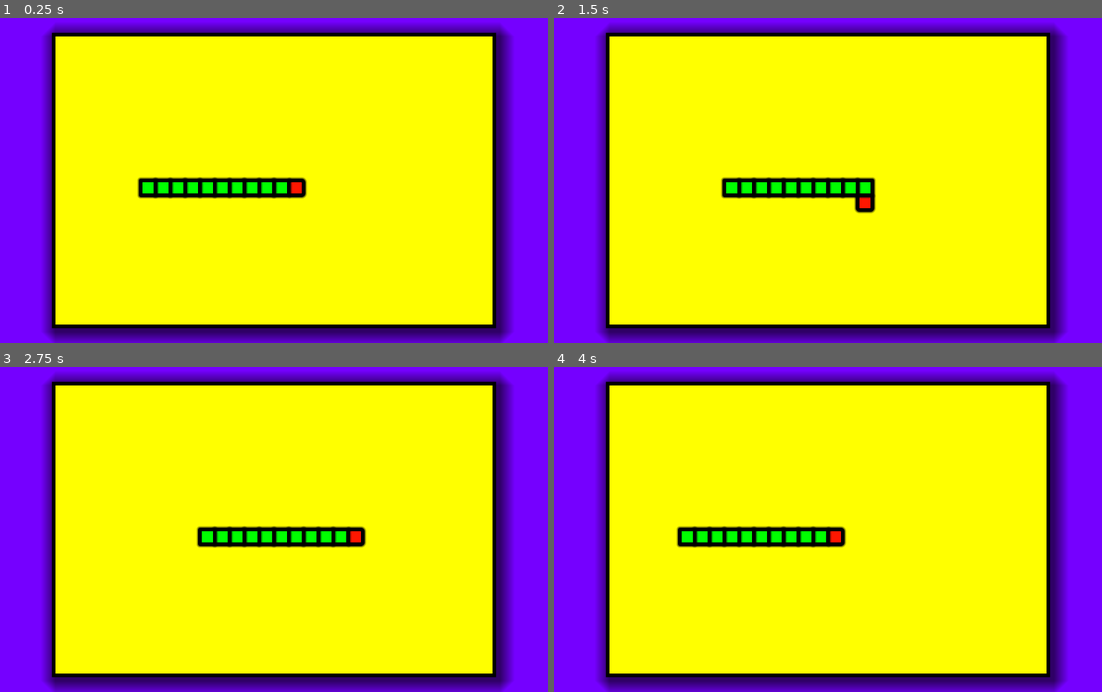
Above: before the commit, frames 1-4 (two rows, left to right).
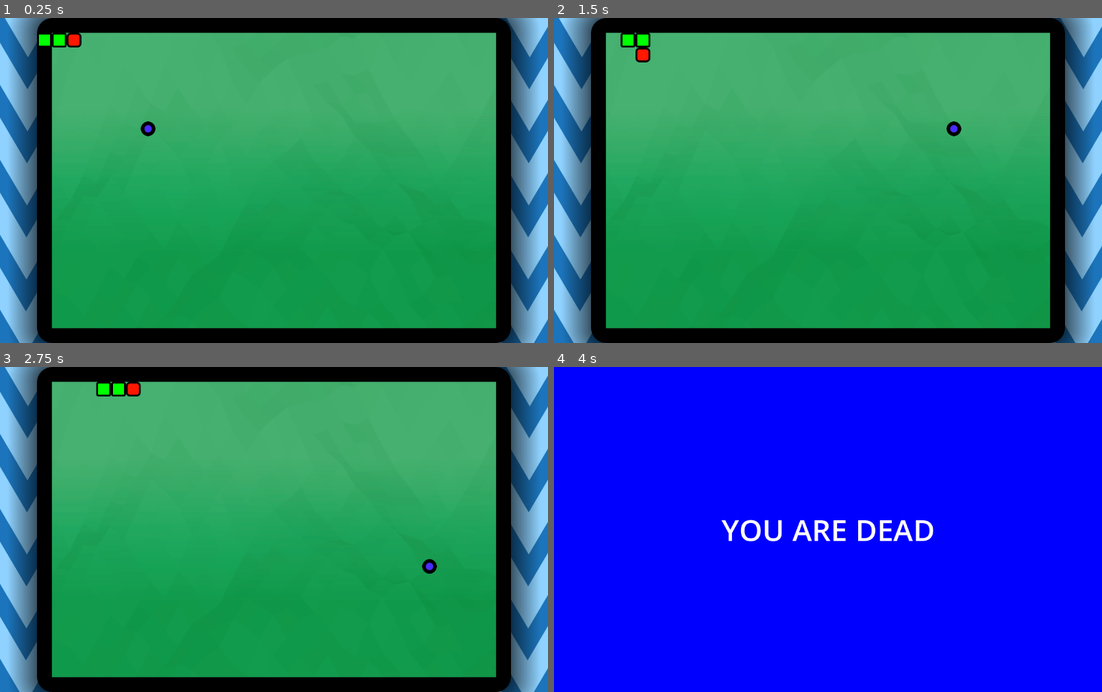
Above: after the commit, the same moments.

Repository: night360isdead/My_Snake_game
Game: Godot game, scene res://scene/game.tscn
Same seed, same stepped clock (60 frames per second), same inputs: the game is played once before the commit and once after it. Before the commit the project has no main scene; this scene is started directly in both runs.
Inputs:
- Up to frame 1 (0.25 s): no input
- Up to frame 2 (1.5 s): tap Enter (ui_accept) at 0.5, 0.77 s; hold D (right) 0.53-1.28 s; hold S (down) from 1.28 s (still down)
- Up to frame 3 (2.75 s): tap Enter (ui_accept) at 1.52 s; release S (down) at 2.03 s; hold D (right) from 2.03 s (still down)
- Up to frame 4 (4 s): release D (right) at 2.78 s; hold W (up) 2.78-3.53 s; tap Enter (ui_accept) at 3.02, 3.77 s; hold A (left) from 3.53 s (still down)

The runs differ from the first frame. In frame 1, 100% of the frame differs, in the area x 0-100%, y 0-100%; in frame 2, 100%; in frame 3, 100%; in frame 4, 100%.

Commit message:
added the apple logic and the death screen. also added some basic sprites

Diff:
--- a/snake-godot/project.godot
+++ b/snake-godot/project.godot
@@ -11,6 +11,7 @@
 [application]
 
 config/name="snake_godot"
+run/main_scene="uid://buj7p6v3lqvdc"
 config/features=PackedStringArray("4.5", "Forward Plus")
 config/icon="res://icon.svg"
 
@@ -18,6 +19,7 @@
 
 window/size/viewport_width=1184
 window/size/viewport_height=704
+window/size/mode=2
 
 [input]
 
--- /dev/null
+++ b/snake-godot/scene/apple.tscn
@@ -0,0 +1,39 @@
+[gd_scene load_steps=4 format=3 uid="uid://byvxfjvndj1ot"]
+
+[ext_resource type="Script" uid="uid://qoxoocemsvbs" path="res://scripts/apple.gd" id="1_6jrnk"]
+
+[sub_resource type="RectangleShape2D" id="RectangleShape2D_8lg4b"]
+
+[sub_resource type="StyleBoxFlat" id="StyleBoxFlat_8lg4b"]
+bg_color = Color(0.28235295, 0.1764706, 1, 1)
+border_width_left = 8
+border_width_top = 8
+border_width_right = 8
+border_width_bottom = 8
+border_color = Color(0, 0, 0, 1)
+corner_radius_top_left = 16
+corner_radius_top_right = 16
+corner_radius_bottom_right = 16
+corner_radius_bottom_left = 16
+
+[node name="apple" type="Area2D"]
+script = ExtResource("1_6jrnk")
+
+[node name="CollisionShape2D" type="CollisionShape2D" parent="."]
+shape = SubResource("RectangleShape2D_8lg4b")
+
+[node name="Panel" type="Panel" parent="."]
+anchors_preset = 8
+anchor_left = 0.5
+anchor_top = 0.5
+anchor_right = 0.5
+anchor_bottom = 0.5
+offset_left = -16.0
+offset_top = -16.0
+offset_right = 16.0
+offset_bottom = 16.0
+grow_horizontal = 2
+grow_vertical = 2
+theme_override_styles/panel = SubResource("StyleBoxFlat_8lg4b")
+
+[connection signal="body_entered" from="." to="." method="_on_body_entered"]
--- /dev/null
+++ b/snake-godot/scene/death_screen.tscn
@@ -0,0 +1,37 @@
+[gd_scene load_steps=2 format=3 uid="uid://dyoxjihf051oc"]
+
+[sub_resource type="StyleBoxFlat" id="StyleBoxFlat_0pxt6"]
+bg_color = Color(0, 0, 1, 1)
+
+[node name="DeathScreen" type="Control"]
+layout_mode = 3
+anchors_preset = 15
+anchor_right = 1.0
+anchor_bottom = 1.0
+grow_horizontal = 2
+grow_vertical = 2
+
+[node name="Panel" type="Panel" parent="."]
+layout_mode = 1
+anchors_preset = 15
+anchor_right = 1.0
+anchor_bottom = 1.0
+grow_horizontal = 2
+grow_vertical = 2
+theme_override_styles/panel = SubResource("StyleBoxFlat_0pxt6")
+
+[node name="Label" type="Label" parent="."]
+layout_mode = 1
+anchors_preset = 8
+anchor_left = 0.5
+anchor_top = 0.5
+anchor_right = 0.5
+anchor_bottom = 0.5
+offset_left = -230.5
+offset_top = -44.0
+offset_right = 230.5
+offset_bottom = 44.0
+grow_horizontal = 2
+grow_vertical = 2
+theme_override_font_sizes/font_size = 64
+text = "YOU ARE DEAD"
--- a/snake-godot/scene/game.tscn
+++ b/snake-godot/scene/game.tscn
@@ -1,25 +1,77 @@
-[gd_scene load_steps=5 format=3 uid="uid://buj7p6v3lqvdc"]
+[gd_scene load_steps=10 format=3 uid="uid://buj7p6v3lqvdc"]
 
 [ext_resource type="PackedScene" uid="uid://dus8v5ih7dxjn" path="res://scene/walls.tscn" id="1_5kiuu"]
 [ext_resource type="PackedScene" uid="uid://dj520f2hx2rix" path="res://scene/snake_head.tscn" id="1_dbls1"]
+[ext_resource type="Script" uid="uid://bentnudic5dxv" path="res://scripts/game_manager.gd" id="1_p1ry8"]
+[ext_resource type="Texture2D" uid="uid://del12rb4qerlt" path="res://assets/background/background_3.png" id="1_xwcet"]
+[ext_resource type="Texture2D" uid="uid://bl63du1c70aox" path="res://assets/background/mainground.png" id="2_p1ry8"]
 
-[sub_resource type="StyleBoxFlat" id="StyleBoxFlat_n4st5"]
-bg_color = Color(0.45882353, 0, 1, 1)
+[sub_resource type="StyleBoxFlat" id="StyleBoxFlat_p1ry8"]
+bg_color = Color(1, 0.9882353, 0, 1)
+border_width_left = 16
+border_width_top = 16
+border_width_right = 16
+border_width_bottom = 16
 border_color = Color(0, 0, 0, 1)
+border_blend = true
+corner_radius_top_left = 32
+corner_radius_top_right = 32
+corner_radius_bottom_right = 32
+corner_radius_bottom_left = 32
+expand_margin_left = 32.0
+expand_margin_top = 32.0
+expand_margin_right = 32.0
+expand_margin_bottom = 32.0
+shadow_size = 4
 
-[sub_resource type="StyleBoxFlat" id="StyleBoxFlat_dbls1"]
-bg_color = Color(1, 1, 0, 1)
-border_width_left = 8
-border_width_top = 8
-border_width_right = 8
-border_width_bottom = 8
+[sub_resource type="StyleBoxTexture" id="StyleBoxTexture_xwcet"]
+texture = ExtResource("1_xwcet")
+
+[sub_resource type="StyleBoxFlat" id="StyleBoxFlat_xwcet"]
+border_width_left = 32
+border_width_top = 32
+border_width_right = 32
+border_width_bottom = 32
 border_color = Color(0, 0, 0, 1)
-shadow_size = 32
-shadow_offset = Vector2(8, 8)
+corner_radius_top_left = 32
+corner_radius_top_right = 32
+corner_radius_bottom_right = 32
+corner_radius_bottom_left = 32
+expand_margin_left = 32.0
+expand_margin_top = 32.0
+expand_margin_right = 32.0
+expand_margin_bottom = 32.0
+shadow_size = 64
+
+[sub_resource type="StyleBoxTexture" id="StyleBoxTexture_p1ry8"]
+texture = ExtResource("2_p1ry8")
 
 [node name="game" type="Node2D"]
 
+[node name="GameManager" type="Node" parent="."]
+unique_name_in_owner = true
+script = ExtResource("1_p1ry8")
+
+[node name="score" type="Label" parent="GameManager"]
+offset_left = 1088.0
+offset_top = 96.0
+offset_right = 1384.0
+offset_bottom = 320.0
+theme_override_colors/font_shadow_color = Color(0, 0, 0, 0.6784314)
+theme_override_colors/font_outline_color = Color(0, 0, 0, 1)
+theme_override_constants/line_spacing = 4
+theme_override_constants/shadow_offset_y = 8
+theme_override_constants/outline_size = 32
+theme_override_constants/shadow_outline_size = 16
+theme_override_font_sizes/font_size = 64
+theme_override_styles/normal = SubResource("StyleBoxFlat_p1ry8")
+text = "Score:
+ 0 points"
+horizontal_alignment = 1
+autowrap_mode = 2
+
 [node name="Camera2D" type="Camera2D" parent="."]
+position = Vector2(464, 304)
 
 [node name="BackGound" type="Panel" parent="."]
 anchors_preset = 8
@@ -27,13 +79,27 @@
 anchor_top = 0.5
 anchor_right = 0.5
 anchor_bottom = 0.5
-offset_left = -592.0
+offset_left = -680.0
 offset_top = -352.0
-offset_right = 592.0
-offset_bottom = 352.0
+offset_right = 1488.0
+offset_bottom = 984.0
 grow_horizontal = 2
 grow_vertical = 2
-theme_override_styles/panel = SubResource("StyleBoxFlat_n4st5")
+theme_override_styles/panel = SubResource("StyleBoxTexture_xwcet")
+
+[node name="border" type="Panel" parent="."]
+anchors_preset = 8
+anchor_left = 0.5
+anchor_top = 0.5
+anchor_right = 0.5
+anchor_bottom = 0.5
+offset_left = -16.0
+offset_top = -16.0
+offset_right = 944.0
+offset_bottom = 624.0
+grow_horizontal = 2
+grow_vertical = 2
+theme_override_styles/panel = SubResource("StyleBoxFlat_xwcet")
 
 [node name="MainGround" type="Panel" parent="."]
 anchors_preset = 8
@@ -41,19 +107,18 @@
 anchor_top = 0.5
 anchor_right = 0.5
 anchor_bottom = 0.5
-offset_left = -480.0
-offset_top = -320.0
-offset_right = 480.0
-offset_bottom = 320.0
+offset_left = -16.0
+offset_top = -16.0
+offset_right = 944.0
+offset_bottom = 624.0
 grow_horizontal = 2
 grow_vertical = 2
-theme_override_styles/panel = SubResource("StyleBoxFlat_dbls1")
+theme_override_styles/panel = SubResource("StyleBoxTexture_p1ry8")
 
 [node name="StaticBody2D" parent="." instance=ExtResource("1_5kiuu")]
-position = Vector2(0, -336)
+position = Vector2(464, -32)
 
 [node name="SnakeHead" parent="." instance=ExtResource("1_dbls1")]
-position = Vector2(16, 16)
 
 [node name="Timer" type="Timer" parent="SnakeHead"]
 wait_time = 0.2
@@ -62,4 +127,7 @@
 [node name="bodyparts" type="Node2D" parent="."]
 unique_name_in_owner = true
 
+[node name="AppleSpawning" type="Node2D" parent="."]
+unique_name_in_owner = true
+
 [connection signal="timeout" from="SnakeHead/Timer" to="SnakeHead" method="_on_timer_timeout"]
--- a/snake-godot/scene/snake_body.tscn
+++ b/snake-godot/scene/snake_body.tscn
@@ -4,16 +4,15 @@
 
 [sub_resource type="StyleBoxFlat" id="StyleBoxFlat_lnmb2"]
 bg_color = Color(0, 1, 0, 1)
-border_width_left = 8
-border_width_top = 8
-border_width_right = 8
-border_width_bottom = 8
+border_width_left = 4
+border_width_top = 4
+border_width_right = 4
+border_width_bottom = 4
 border_color = Color(0, 0, 0, 1)
 corner_radius_top_left = 4
 corner_radius_top_right = 4
 corner_radius_bottom_right = 4
 corner_radius_bottom_left = 4
-shadow_size = 4
 
 [node name="SnakeBody" type="CharacterBody2D"]
 
@@ -26,10 +25,10 @@
 anchor_top = 0.5
 anchor_right = 0.5
 anchor_bottom = 0.5
-offset_left = -20.0
-offset_top = -20.0
-offset_right = 20.0
-offset_bottom = 20.0
+offset_left = -16.0
+offset_top = -16.0
+offset_right = 16.0
+offset_bottom = 16.0
 grow_horizontal = 2
 grow_vertical = 2
 theme_override_styles/panel = SubResource("StyleBoxFlat_lnmb2")
--- a/snake-godot/scene/snake_head.tscn
+++ b/snake-godot/scene/snake_head.tscn
@@ -1,26 +1,27 @@
-[gd_scene load_steps=5 format=3 uid="uid://dj520f2hx2rix"]
+[gd_scene load_steps=6 format=3 uid="uid://dj520f2hx2rix"]
 
 [ext_resource type="Script" uid="uid://bf8ba2410c5ki" path="res://scripts/snake_head.gd" id="1_7wl8h"]
 [ext_resource type="PackedScene" uid="uid://bsylvwbkbqcar" path="res://scene/snake_body.tscn" id="2_sxafx"]
+[ext_resource type="PackedScene" uid="uid://byvxfjvndj1ot" path="res://scene/apple.tscn" id="3_36whv"]
 
 [sub_resource type="RectangleShape2D" id="RectangleShape2D_lnmb2"]
 
 [sub_resource type="StyleBoxFlat" id="StyleBoxFlat_lnmb2"]
 bg_color = Color(1, 0.09019608, 0, 1)
-border_width_left = 8
-border_width_top = 8
-border_width_right = 8
-border_width_bottom = 8
+border_width_left = 4
+border_width_top = 4
+border_width_right = 4
+border_width_bottom = 4
 border_color = Color(0, 0, 0, 1)
 corner_radius_top_left = 8
 corner_radius_top_right = 8
 corner_radius_bottom_right = 8
 corner_radius_bottom_left = 8
-shadow_size = 4
 
 [node name="SnakeHead" type="CharacterBody2D"]
 script = ExtResource("1_7wl8h")
 snakebodyscene = ExtResource("2_sxafx")
+applescene = ExtResource("3_36whv")
 
 [node name="CollisionShape2D" type="CollisionShape2D" parent="."]
 shape = SubResource("RectangleShape2D_lnmb2")
@@ -31,10 +32,10 @@
 anchor_top = 0.5
 anchor_right = 0.5
 anchor_bottom = 0.5
-offset_left = -20.0
-offset_top = -20.0
-offset_right = 20.0
-offset_bottom = 20.0
+offset_left = -16.0
+offset_top = -16.0
+offset_right = 16.0
+offset_bottom = 16.0
 grow_horizontal = 2
 grow_vertical = 2
 theme_override_styles/panel = SubResource("StyleBoxFlat_lnmb2")
--- a/snake-godot/scene/walls.tscn
+++ b/snake-godot/scene/walls.tscn
@@ -4,7 +4,7 @@
 size = Vector2(960, 32)
 
 [sub_resource type="RectangleShape2D" id="RectangleShape2D_eeti1"]
-size = Vector2(37, 704)
+size = Vector2(32, 704)
 
 [node name="StaticBody2D" type="StaticBody2D"]
 
@@ -12,13 +12,13 @@
 shape = SubResource("RectangleShape2D_e52fj")
 
 [node name="CollisionShape2D2" type="CollisionShape2D" parent="."]
-position = Vector2(500, 336)
+position = Vector2(496, 336)
 shape = SubResource("RectangleShape2D_eeti1")
 
 [node name="CollisionShape2D3" type="CollisionShape2D" parent="."]
-position = Vector2(1, 672)
+position = Vector2(0, 672)
 shape = SubResource("RectangleShape2D_e52fj")
 
 [node name="CollisionShape2D4" type="CollisionShape2D" parent="."]
-position = Vector2(-499, 336)
+position = Vector2(-496, 336)
 shape = SubResource("RectangleShape2D_eeti1")
--- /dev/null
+++ b/snake-godot/scripts/apple.gd
@@ -0,0 +1,20 @@
+extends Area2D
+
+var tile_size = 32
+
+var grid_width = 30
+var grid_height = 20
+
+func spawn(snake_position):
+	var valid_position = false
+
+	while not valid_position:
+		var random_x = randi() % grid_width
+		var random_y = randi() % grid_height
+
+		var new_position = Vector2 ((random_x * tile_size),(random_y * tile_size))
+
+
+		if new_position not in snake_position:
+			position = new_position
+			valid_position = true
--- /dev/null
+++ b/snake-godot/scripts/game_manager.gd
@@ -0,0 +1,14 @@
+extends Node
+
+
+var point = 0
+
+@onready var score: Label = $score
+
+
+func add_score():
+	point += 1
+
+
+	score.text = "Score:\n" + str(point) + " points"
+	print(point)
--- a/snake-godot/scripts/snake_head.gd
+++ b/snake-godot/scripts/snake_head.gd
@@ -8,16 +8,70 @@
 var snake_position = []
 var snake_segment = []
 
-var segment_number = 10
+var segment_number = 2
 
 
 @export var snakebodyscene: PackedScene
+
+
+@export var applescene : PackedScene
+var apple
+
+
+@onready var game_manager: Node = %GameManager
+
+
+
+
+
+
+
+
+
+
+
+#the starting growth function
+func growth ():
+	for i in range(segment_number):
+
+
+		var segment = snakebodyscene.instantiate()
+
+		%bodyparts.add_child(segment)
+
+
+
+
+		var new_position = position - Vector2((i + 1) *     tile_size, 0)
+
+
+
+		snake_position.append(new_position)
+		snake_segment.append(segment)
+		segment.position = new_position
+
 
 
 
 
 # Called when the node enters the scene tree for the first time.
 func _ready() -> void:
+
+
+
+	#apple spawning
+	apple = applescene.instantiate()
+
+	%AppleSpawning.add_child(apple)
+
+	apple.spawn(snake_position)
+
+
+
+
+
+
+
 	snake_position.append(position)
 
 	snake_segment.append(self)
@@ -27,28 +81,13 @@
 
 
 	#create two extra body parts
-
-	for i in range(segment_number):
-
-
-		var segment = snakebodyscene.instantiate()
-
-		%bodyparts.add_child(segment)
+	growth()
 
 
 
-		print(position)
-		var new_position = position - Vector2((i + 1) *     tile_size, 0)
 
 
 
-		snake_position.append(new_position)
-		snake_segment.append(segment)
-		segment.position = new_position
-		print(new_position)
-
-
-	print(position)
 
 
 # Called every frame. 'delta' is the elapsed time since the previous frame.
@@ -73,6 +112,41 @@
 func _on_timer_timeout() -> void:
 
 
+
+
+
+
+
+
+	#apple eating stuff
+
+	if apple.position == snake_position[0]:
+
+		apple.spawn(snake_position)
+		segment_number += 1
+
+		var segment = snakebodyscene.instantiate()
+
+		%bodyparts.add_child(segment)
+
+		var new_position = position - Vector2((segment_number + 1) *     tile_size, 0)
+
+		snake_position.append(new_position)
+		snake_segment.append(segment)
+		segment.position = new_position
+
+
+		#adding score
+		game_manager.add_score()
+
+
+
+
+
+
+
+
+
 	#calculates the head position and stores it in the array. move_and_collide moves the snake
 	var new_head_position = snake_position[0] +  direction * tile_size
 	var collision = move_and_collide(direction * tile_size)
@@ -85,11 +159,12 @@
 
 	#body movement
 
-	for i in range(segment_number + 1):
+	for i in range(snake_position.size()):
 		snake_segment[i].position = snake_position[i]
 
-	print(snake_position)
 
 	if collision:
 		print("YOU ARE DEAD")
 		$Timer.stop()
+
+		get_tree().change_scene_to_file("res://scene/death_screen.tscn")
Binary file added: snake-godot/assets/background/background_3.png
Not shown, added: snake-godot/assets/background/background_3.png.import
Binary file added: snake-godot/assets/background/mainground.jpg
Not shown, added: snake-godot/assets/background/mainground.jpg.import
Binary file added: snake-godot/assets/background/mainground.png
Not shown, added: snake-godot/assets/background/mainground.png.import
Binary file added: snake-godot/assets/background/mainground_2.jpg
Not shown, added: snake-godot/assets/background/mainground_2.jpg.import
Not shown, added: snake-godot/export_presets.cfg
Not shown, added: snake-godot/scripts/apple.gd.uid
Not shown, added: snake-godot/scripts/game_manager.gd.uid
